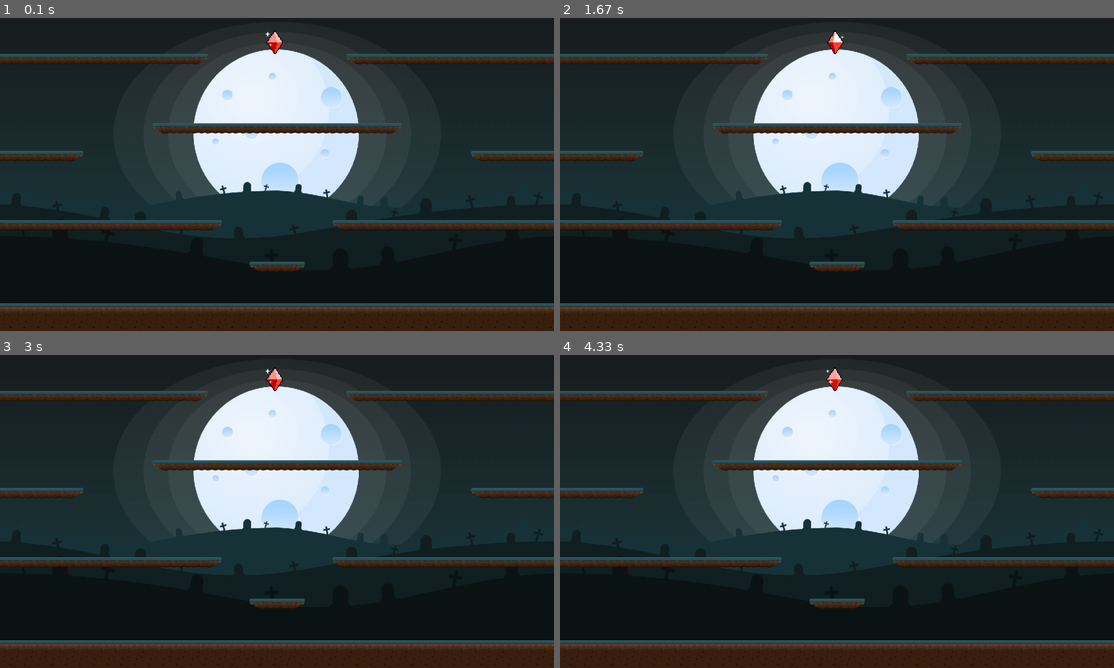
Above: before the commit, frames 1-4 (two rows, left to right).
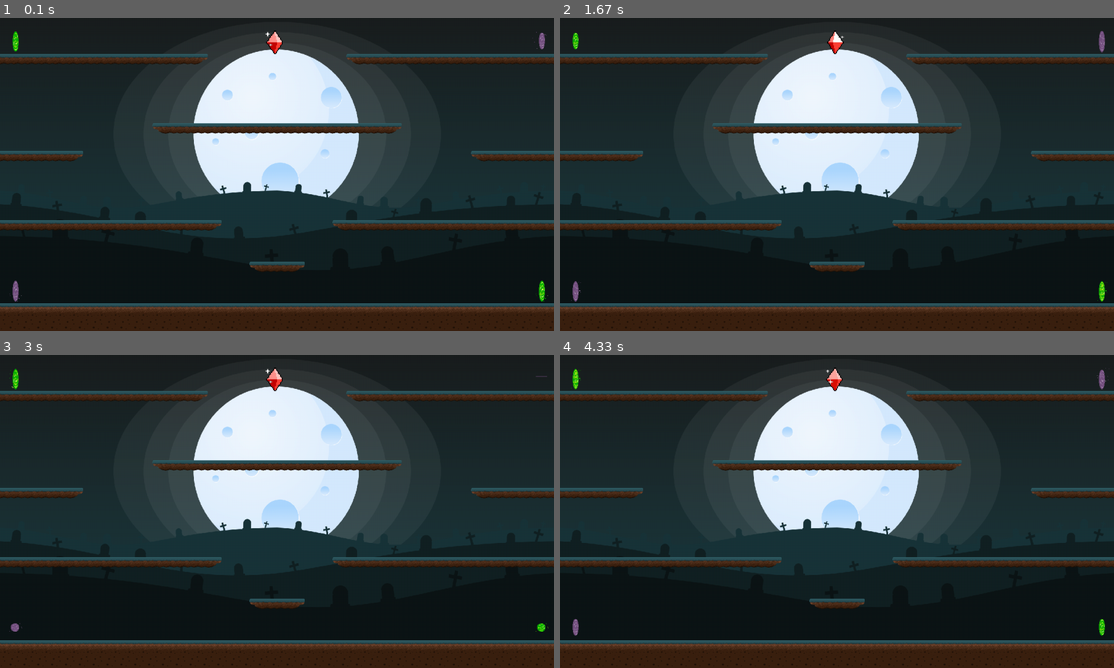
Above: after the commit, the same moments.

Repository: Delbelt/Juego-Python-Pygame-2D
Game: pygame game, started from zombie_knight.py
Two runs of this game, one before a commit and one after it. Both use one fixed random seed, a clock stepped at 60 frames per second and the inputs below.
Inputs:
- Up to frame 1 (0.1 s): no input
- Up to frame 2 (1.67 s): no input
- Up to frame 3 (3 s): no input
- Up to frame 4 (4.33 s): no input

The runs differ from the first frame. In frame 1, 0.2% of the frame differs, in the area x 1-99%, y 4-91%; in frame 2, 0.2%; in frame 3, 0.1%; in frame 4, 0.2%.

Commit message:
Se implementa la clase Portal

Diff:
--- a/zombie_knight.py
+++ b/zombie_knight.py
@@ -278,14 +278,102 @@
 class Portal(pygame.sprite.Sprite): #Portal de teletransportacion
 
     def __init__(self,x,y, color, grupo_portal):
-        pass
+
+        super().__init__()
+
+        #ANIMACION DE LOS FRAMES DEL PORTAL
+        self.portal_sprites = []
+
+        #ANIMACION DEL PORTAL:
+
+        #EN CASO DE QUE EL PORTAL SEA VERDE:
+        if color == "green":
+
+            #ANEXAR A LA LISTA LAS ANIMACIONES Y RE-DIMENSIONARLAS:
+            self.portal_sprites.append(pygame.transform.scale(pygame.image.load("images/portals/green/tile000.png"),(72,72)))
+            self.portal_sprites.append(pygame.transform.scale(pygame.image.load("images/portals/green/tile001.png"),(72,72)))
+            self.portal_sprites.append(pygame.transform.scale(pygame.image.load("images/portals/green/tile002.png"),(72,72)))
+            self.portal_sprites.append(pygame.transform.scale(pygame.image.load("images/portals/green/tile003.png"),(72,72)))
+            self.portal_sprites.append(pygame.transform.scale(pygame.image.load("images/portals/green/tile004.png"),(72,72)))
+            self.portal_sprites.append(pygame.transform.scale(pygame.image.load("images/portals/green/tile005.png"),(72,72)))
+            self.portal_sprites.append(pygame.transform.scale(pygame.image.load("images/portals/green/tile006.png"),(72,72)))
+            self.portal_sprites.append(pygame.transform.scale(pygame.image.load("images/portals/green/tile007.png"),(72,72)))
+            self.portal_sprites.append(pygame.transform.scale(pygame.image.load("images/portals/green/tile008.png"),(72,72)))
+            self.portal_sprites.append(pygame.transform.scale(pygame.image.load("images/portals/green/tile009.png"),(72,72)))
+            self.portal_sprites.append(pygame.transform.scale(pygame.image.load("images/portals/green/tile010.png"),(72,72)))
+            self.portal_sprites.append(pygame.transform.scale(pygame.image.load("images/portals/green/tile011.png"),(72,72)))
+            self.portal_sprites.append(pygame.transform.scale(pygame.image.load("images/portals/green/tile012.png"),(72,72)))
+            self.portal_sprites.append(pygame.transform.scale(pygame.image.load("images/portals/green/tile013.png"),(72,72)))
+            self.portal_sprites.append(pygame.transform.scale(pygame.image.load("images/portals/green/tile014.png"),(72,72)))
+            self.portal_sprites.append(pygame.transform.scale(pygame.image.load("images/portals/green/tile015.png"),(72,72)))
+            self.portal_sprites.append(pygame.transform.scale(pygame.image.load("images/portals/green/tile016.png"),(72,72)))
+            self.portal_sprites.append(pygame.transform.scale(pygame.image.load("images/portals/green/tile017.png"),(72,72)))
+            self.portal_sprites.append(pygame.transform.scale(pygame.image.load("images/portals/green/tile018.png"),(72,72)))
+            self.portal_sprites.append(pygame.transform.scale(pygame.image.load("images/portals/green/tile019.png"),(72,72)))
+            self.portal_sprites.append(pygame.transform.scale(pygame.image.load("images/portals/green/tile020.png"),(72,72)))
+            self.portal_sprites.append(pygame.transform.scale(pygame.image.load("images/portals/green/tile021.png"),(72,72)))
+
+        #EN CASO DE QUE EL PORTAL NO SEA VERDE:
+        else:
+
+            #ANEXAR A LA LISTA LAS ANIMACIONES Y RE-DIMENSIONARLAS:
+            self.portal_sprites.append(pygame.transform.scale(pygame.image.load("images/portals/purple/tile000.png"),(72,72)))
+            self.portal_sprites.append(pygame.transform.scale(pygame.image.load("images/portals/purple/tile001.png"),(72,72)))
+            self.portal_sprites.append(pygame.transform.scale(pygame.image.load("images/portals/purple/tile002.png"),(72,72)))
+            self.portal_sprites.append(pygame.transform.scale(pygame.image.load("images/portals/purple/tile003.png"),(72,72)))
+            self.portal_sprites.append(pygame.transform.scale(pygame.image.load("images/portals/purple/tile004.png"),(72,72)))
+            self.portal_sprites.append(pygame.transform.scale(pygame.image.load("images/portals/purple/tile005.png"),(72,72)))
+            self.portal_sprites.append(pygame.transform.scale(pygame.image.load("images/portals/purple/tile006.png"),(72,72)))
+            self.portal_sprites.append(pygame.transform.scale(pygame.image.load("images/portals/purple/tile007.png"),(72,72)))
+            self.portal_sprites.append(pygame.transform.scale(pygame.image.load("images/portals/purple/tile008.png"),(72,72)))
+            self.portal_sprites.append(pygame.transform.scale(pygame.image.load("images/portals/purple/tile009.png"),(72,72)))
+            self.portal_sprites.append(pygame.transform.scale(pygame.image.load("images/portals/purple/tile010.png"),(72,72)))
+            self.portal_sprites.append(pygame.transform.scale(pygame.image.load("images/portals/purple/tile011.png"),(72,72)))
+            self.portal_sprites.append(pygame.transform.scale(pygame.image.load("images/portals/purple/tile012.png"),(72,72)))
+            self.portal_sprites.append(pygame.transform.scale(pygame.image.load("images/portals/purple/tile013.png"),(72,72)))
+            self.portal_sprites.append(pygame.transform.scale(pygame.image.load("images/portals/purple/tile014.png"),(72,72)))
+            self.portal_sprites.append(pygame.transform.scale(pygame.image.load("images/portals/purple/tile015.png"),(72,72)))
+            self.portal_sprites.append(pygame.transform.scale(pygame.image.load("images/portals/purple/tile016.png"),(72,72)))
+            self.portal_sprites.append(pygame.transform.scale(pygame.image.load("images/portals/purple/tile017.png"),(72,72)))
+            self.portal_sprites.append(pygame.transform.scale(pygame.image.load("images/portals/purple/tile018.png"),(72,72)))
+            self.portal_sprites.append(pygame.transform.scale(pygame.image.load("images/portals/purple/tile019.png"),(72,72)))
+            self.portal_sprites.append(pygame.transform.scale(pygame.image.load("images/portals/purple/tile020.png"),(72,72)))
+            self.portal_sprites.append(pygame.transform.scale(pygame.image.load("images/portals/purple/tile021.png"),(72,72)))
+
+        #SE USARA COMO INDICE DE LA LISTA - INDEX
+        self.indice_sprite = random.randint(0,len(self.portal_sprites)-1) #INDEX RANDOM
+
+        #CARGA LA IMAGEN DE PARTIDA
+        self.image = self.portal_sprites[self.indice_sprite] #EMPIEZA SIEMPRE DIFERENTE
+
+        #OBTENGO LA RECTA (get.rect):
+        self.rect = self.image.get_rect() #POSICION DE LA RECTA
+        self.rect.bottomleft = (x,y) #A PARTIR DE: ABAJO A LA IZQUIERDA = (x,y)
+
+        #AGREGO AL GRUPO PRINCIPAL PARA QUE SE MUESTRE EL DIBUJO:
+        grupo_portal.add(self)
 
 
     def update(self):
-        pass
+
+        self.animacion(self.portal_sprites, .2)
+
 
     def animacion(self, sprite_lista, speed):
-        pass
+        #sprite_list[]: Lista que contiene las animaciones correspondientes
+        #speed: Velocidad de la animacion
+
+        if self.indice_sprite < len(sprite_lista) -1: #RESTA EN UNO PARA QUE COINCIDA CON INDICE
+            self.indice_sprite += speed #AGREGO A LA VARIABLE LA VELOCIDAD
+
+        else:
+            self.indice_sprite = 0 #PARA QUE VUELVA A EMPEZAR
+
+        #ASEGURA DE QUE ESTAMOS CAMBIANDO NUESTRO VALOR ACTUAL DE SPRITE:
+
+        #ESTABLECE LA IMAGEN CON LA VARIABLE + EL SPEED DE LAS CONDICIONES:
+        self.image = sprite_lista[int(self.indice_sprite)]
+
 ############################################################################################
 
 #ALMACENAMIENTO DE LOS GRUPOS DE SPRITE
@@ -386,13 +474,14 @@
             RubyLogo(j*32, i*32, grupo_Mosaico)
             #COMO NO ES PARTE DE LA PLATAFORMA, VA AL GRUPO PRINCIPAL
 
-        #PORTALES:
+        #PORTALES: VERDE
         elif mapa_mosaico[i][j] == 7:
-            pass
+            Portal(j*32, i*32 + 35, "green", grupo_portal)
             #GRUPO PORTAL
 
+        #PORTALES: VIOLETA
         elif mapa_mosaico[i][j] == 8:
-            pass
+            Portal(j*32, i*32 + 35, "purple", grupo_portal)
             #GRUPO PORTAL
 
         #JUGADOR:
